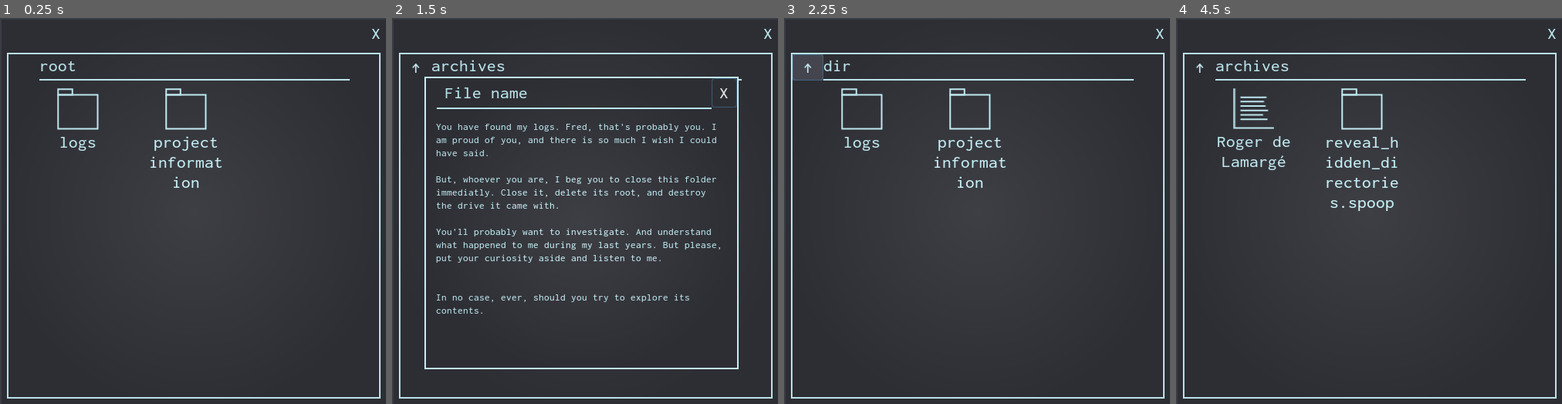
Above: before the commit, frames 1-4 (left to right).
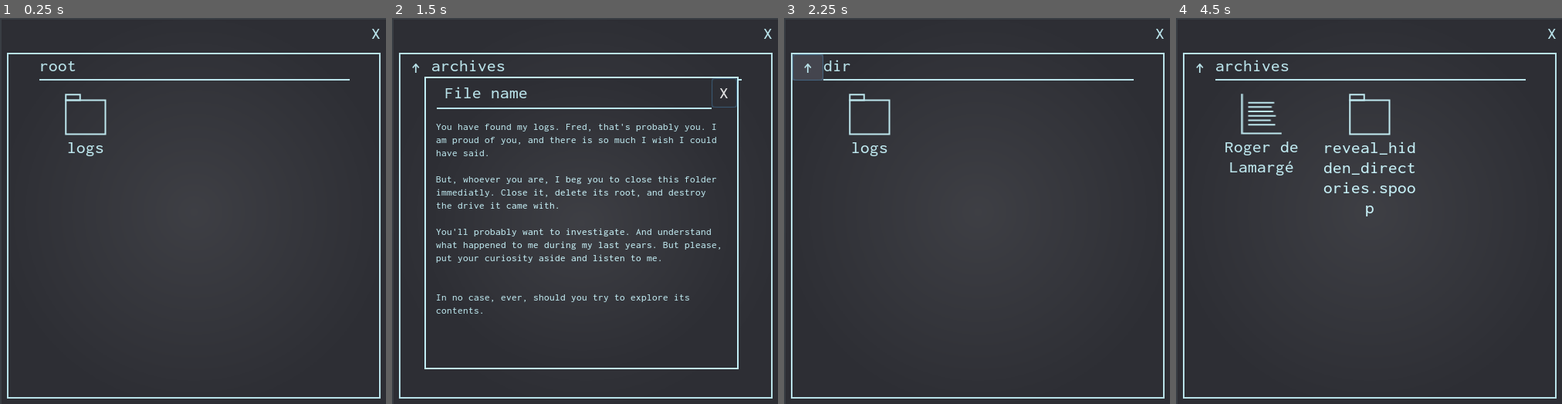
Above: after the commit, the same moments.

Repository: CawawaC/spoopy-directory
Game: Godot game, scene res://scenes/main.tscn
Two runs of this game, one before a commit and one after it. Both use one fixed random seed, a clock stepped at 60 frames per second and the inputs below.
Inputs (mouse positions are in pixels of both pictures, inside the frame that each line leads up to):
- Up to frame 1 (0.25 s): no input
- Up to frame 2 (1.5 s): click (469, 114) at 0.52 s; click (469, 114) at 1.27 s
- Up to frame 3 (2.25 s): click "↑" at 2 s
- Up to frame 4 (4.5 s): click "↑" at 2.75 s; click "↑" at 3.5 s; click (1253, 114) at 4.27 s

The runs differ from the first frame. In frame 1, 1.4% of the frame differs, in the area x 14-58%, y 18-44%; in frame 2, nothing differs; in frame 3, 1.4%; in frame 4, 3.0%, in the area x 10-62%, y 18-52%.

Commit message:
tweaks

Diff:
--- a/Config.gd
+++ b/Config.gd
@@ -2,3 +2,4 @@
 
 var player_name = "Fred"
 var debug = false
+var show_hidden_files = false
--- a/explorer/directories.gd
+++ b/explorer/directories.gd
@@ -14,13 +14,14 @@
 	add_passage_directories()
 
 func add_passage_directories(passage = importer.current_passage):
-	var links = importer.get_links()
+	var links = importer.get_links(passage)
 	for l in links:
 		var file = add_file(l.pid)
 		file.file_name = l.name
 
 func add_file(pid):
 	var type = importer.get_passage_type_width_pid(pid)
+	var passage = importer.get_passage_with_pid(pid)
 	var file
 
 	match type:
@@ -38,10 +39,10 @@
 			text = converter.remove_signal_blocks(text)
 			file.text = converter.replace_strings(text)
 
+	if passage.has("tags") and passage.tags.has("hidden"):
+		file.hide()
+
 	return file
-
-func display_text_file(passage = importer.current_passage):
-	pass
 
 func on_dir_opened(pid):
 	emit_signal("dir_opened", importer.get_passage_with_pid(pid))
@@ -54,8 +55,8 @@
 	if importer.current_passage_type == importer.FileType.DIRECTORY:
 		clear()
 		add_passage_directories()
-	elif importer.current_passage_type == importer.FileType.TEXT:
-		display_text_file(importer.current_passage)
+#	elif importer.current_passage_type == importer.FileType.TEXT:
+#		display_text_file(importer.current_passage)
 
 func clear():
 	for c in get_children():
--- a/explorer/explorer.gd
+++ b/explorer/explorer.gd
@@ -11,6 +11,9 @@
 		$parent.hide()
 
 func go_to_parent_directory():
+	if directory_history.size() == 0:
+		return
+
 	var parent_dir = directory_history.back()
 	if parent_dir == null:
 		return
--- a/explorer/templates/dir.gd
+++ b/explorer/templates/dir.gd
@@ -12,7 +12,6 @@
 	connect("opened", get_parent(), "on_dir_opened")
 
 func open():
-	print("open")
 	emit_signal("opened", pid)
 
 func set_dir_name(value):
--- a/explorer/templates/dir.tscn
+++ b/explorer/templates/dir.tscn
@@ -6,9 +6,9 @@
 [ext_resource path="res://explorer/themeing/explorer.theme.tres" type="Theme" id=4]
 
 [node name="dir" type="Control"]
-margin_right = 88.0
-margin_bottom = 114.0
-rect_min_size = Vector2( 70, 90 )
+margin_right = 120.0
+margin_bottom = 133.0
+rect_min_size = Vector2( 120, 133 )
 mouse_default_cursor_shape = 2
 theme = ExtResource( 4 )
 script = ExtResource( 2 )
@@ -22,22 +22,20 @@
 [node name="vbox" type="VBoxContainer" parent="."]
 anchor_right = 1.0
 anchor_bottom = 1.0
-margin_top = 10.0
-margin_right = 30.0
 __meta__ = {
 "_edit_use_anchors_": false
 }
 
 [node name="icon" type="TextureRect" parent="vbox"]
 modulate = Color( 0.772549, 0.94902, 0.976471, 1 )
-margin_right = 118.0
+margin_right = 120.0
 margin_bottom = 54.0
 texture = ExtResource( 1 )
 stretch_mode = 4
 
 [node name="label" type="Label" parent="vbox"]
 margin_top = 58.0
-margin_right = 118.0
+margin_right = 120.0
 margin_bottom = 81.0
 text = "dir name"
 align = 1
@@ -49,7 +47,6 @@
 [node name="click area" type="TextureButton" parent="."]
 anchor_right = 1.0
 anchor_bottom = 1.0
-margin_right = 28.0
 size_flags_horizontal = 7
 __meta__ = {
 "_edit_use_anchors_": false
--- a/explorer/themeing/explorer.theme.tres
+++ b/explorer/themeing/explorer.theme.tres
@@ -1,29 +1,41 @@
-[gd_resource type="Theme" load_steps=9 format=2]
+[gd_resource type="Theme" load_steps=11 format=2]
 
 [ext_resource path="res://explorer/themeing/panel.stylebox.tres" type="StyleBox" id=1]
 [ext_resource path="res://explorer/themeing/title.font.tres" type="DynamicFont" id=2]
 
-[sub_resource type="StyleBoxFlat" id=2]
+[sub_resource type="StyleBoxFlat" id=1]
 bg_color = Color( 0.278431, 0.282353, 0.317647, 1 )
 
-[sub_resource type="StyleBoxEmpty" id=1]
+[sub_resource type="StyleBoxEmpty" id=2]
 
 [sub_resource type="StyleBoxFlat" id=3]
 bg_color = Color( 0.3034, 0.36112, 0.37, 1 )
 
-[sub_resource type="StyleBoxFlat" id=6]
+[sub_resource type="StyleBoxFlat" id=4]
 bg_color = Color( 0.839216, 0.121569, 0.121569, 1 )
 
-[sub_resource type="StyleBoxFlat" id=4]
+[sub_resource type="StyleBoxFlat" id=5]
 bg_color = Color( 0.772549, 0.94902, 0.976471, 1 )
 
-[sub_resource type="StyleBoxFlat" id=5]
-bg_color = Color( 0.6, 0.6, 0.6, 0 )
+[sub_resource type="StyleBoxFlat" id=6]
+bg_color = Color( 0.4898, 0.60264, 0.62, 1 )
+
+[sub_resource type="StyleBoxFlat" id=7]
+bg_color = Color( 0.4898, 0.60264, 0.62, 1 )
+
+[sub_resource type="StyleBoxFlat" id=8]
+content_margin_left = 5.0
+content_margin_right = 5.0
+content_margin_top = 5.0
+content_margin_bottom = 5.0
+bg_color = Color( 1, 0, 0, 1 )
+draw_center = false
 border_width_left = 5
 border_width_top = 5
 border_width_right = 5
 border_width_bottom = 5
-border_color = Color( 0.8, 0.8, 0.8, 0 )
+border_color = Color( 0.772549, 0.94902, 0.976471, 1 )
+border_blend = true
 
 [resource]
 default_font = ExtResource( 2 )
@@ -55,17 +67,17 @@
 MarginContainer/constants/margin_top = 9
 Panel/styles/panel = ExtResource( 1 )
 PanelContainer/styles/panel = null
-PopupDialog/styles/panel = SubResource( 6 )
+PopupDialog/styles/panel = SubResource( 4 )
 PopupPanel/styles/panel = ExtResource( 1 )
 ScrollContainer/styles/bg = null
 VScrollBar/icons/decrement = null
 VScrollBar/icons/decrement_highlight = null
 VScrollBar/icons/increment = null
 VScrollBar/icons/increment_highlight = null
-VScrollBar/styles/grabber = SubResource( 4 )
-VScrollBar/styles/grabber_highlight = SubResource( 4 )
-VScrollBar/styles/grabber_pressed = SubResource( 4 )
-VScrollBar/styles/scroll = SubResource( 5 )
+VScrollBar/styles/grabber = SubResource( 5 )
+VScrollBar/styles/grabber_highlight = SubResource( 6 )
+VScrollBar/styles/grabber_pressed = SubResource( 7 )
+VScrollBar/styles/scroll = SubResource( 8 )
 VScrollBar/styles/scroll_focus = null
 WindowDialog/colors/title_color = Color( 0, 0, 0, 1 )
 WindowDialog/constants/close_h_ofs = 18
--- a/project.godot
+++ b/project.godot
@@ -28,7 +28,7 @@
 window/size/width=500
 window/size/height=500
 window/size/resizable=false
-window/size/borderless=true
+window/size/always_on_top=true
 
 [rendering]
 
--- a/scenes/main.tscn
+++ b/scenes/main.tscn
@@ -106,8 +106,9 @@
 anchor_right = 1.0
 anchor_bottom = 1.0
 margin_left = 42.0
-margin_top = 36.0
-margin_right = -11.0
+margin_top = 53.0
+margin_right = -40.0
+margin_bottom = -8.0
 scroll_horizontal_enabled = false
 __meta__ = {
 "_edit_use_anchors_": false
@@ -117,7 +118,7 @@
 grow_horizontal = 2
 grow_vertical = 2
 custom_constants/vseparation = 50
-custom_constants/hseparation = 70
+custom_constants/hseparation = 20
 columns = 3
 script = ExtResource( 8 )
 __meta__ = {
Not shown: 1 places in explorer/themeing/explorer.theme.tres that only renumber resources
